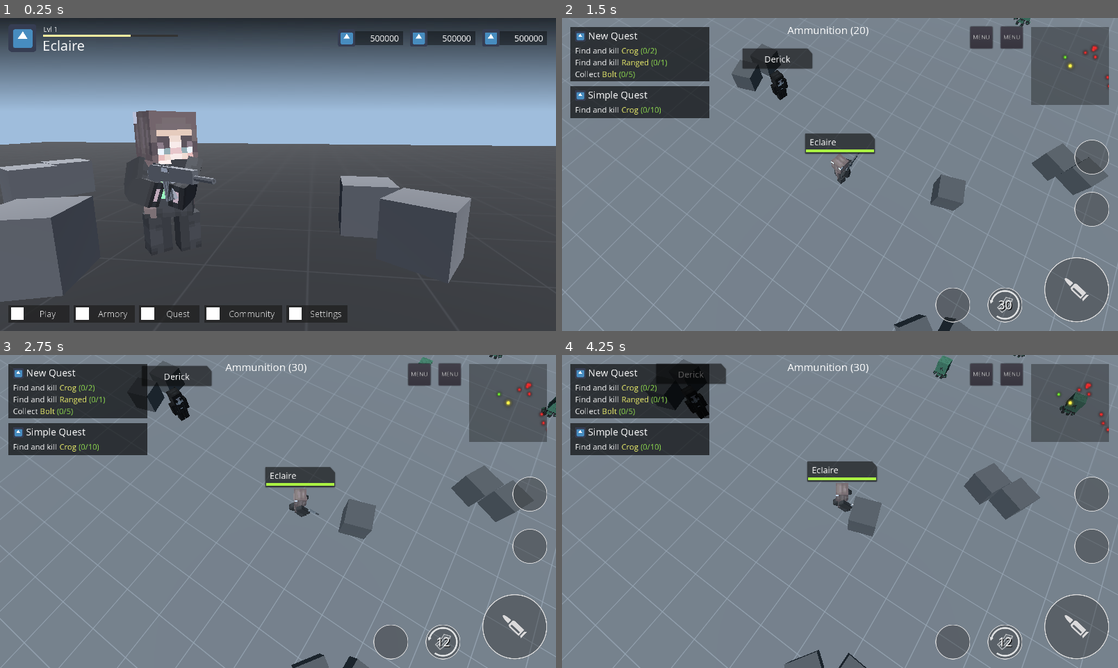
Above: before the commit, frames 1-4 (two rows, left to right).
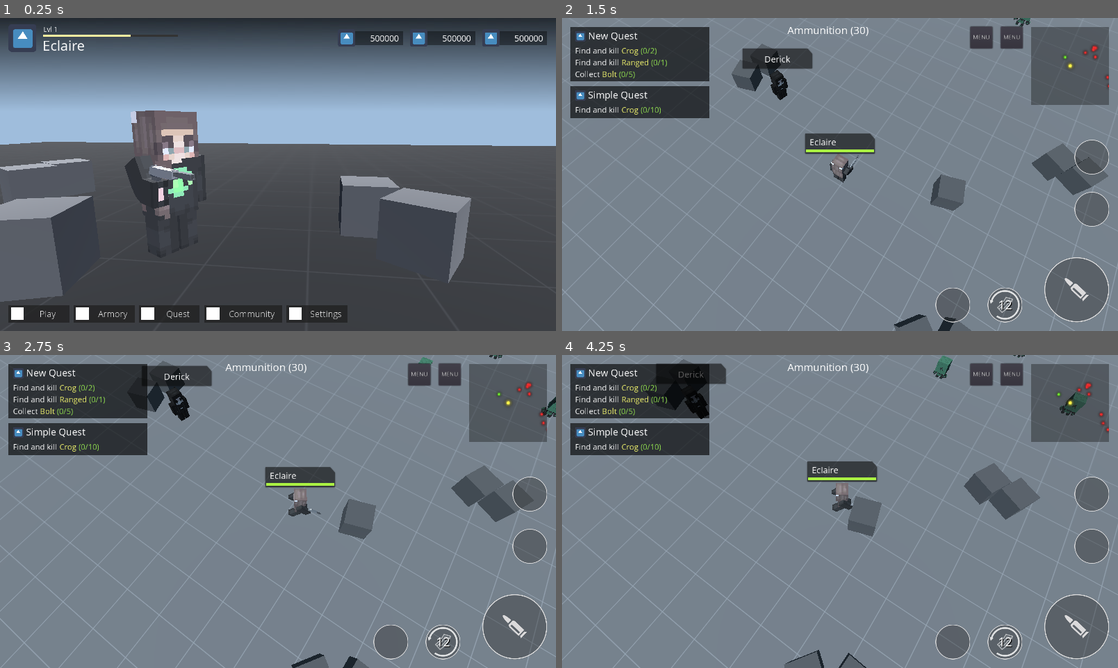
Above: after the commit, the same moments.

Repository: khairul169/PixelGunner
Game: Godot game, scene res://scenes/main_menu.tscn
Two runs of this game, one before a commit and one after it. Both use one fixed random seed, a clock stepped at 60 frames per second and the inputs below. The engine's default icon, where the game draws it, is replaced by a stand-in: a white triangle on a blue panel in a dark square.
Inputs (mouse positions are in pixels of both pictures, inside the frame that each line leads up to):
- Up to frame 1 (0.25 s): no input
- Up to frame 2 (1.5 s): click "Play" at 0.5 s; click "PLAY GAME" at 1.25 s
- Up to frame 3 (2.75 s): move the mouse to (400, 495) at 2.02 s; hold D from 2.03 s (still down); hold 1 from 2.03 s (still down); click (400, 495) at 2.17 s; tap Space at 2.27 s; tap 2 at 2.3 s
- Up to frame 4 (4.25 s): release D at 2.75 s; release 1 at 2.75 s; drag from (728, 527) to (812, 574) at 2.77 s; move the mouse to (895, 442) at 3.52 s; hold D from 3.53 s (still down); hold 1 from 3.53 s (still down); tap 2 at 3.8 s

The runs differ from the first frame. In frame 1, 1.6% of the frame differs, in the area x 22-39%, y 29-75%; in frame 2, 0.2%; in frame 3, less than 0.1%; in frame 4, less than 0.1%.

Commit message:
rework on weapon stats, player can now change weapon on armory

Diff:
--- a/models/player/player.tscn
+++ b/models/player/player.tscn
@@ -8,7 +8,7 @@
 [sub_resource type="SpatialMaterial" id=1]
 albedo_texture = ExtResource( 2 )
 
-[node name="player" index="0" instance=ExtResource( 1 )]
+[node name="player" instance=ExtResource( 1 )]
 
 [node name="pistol" parent="Armature/Skeleton" index="0"]
 visible = false
--- a/project.godot
+++ b/project.godot
@@ -69,6 +69,7 @@
 [autoload]
 
 state_mgr="*res://scenes/singleton/state_mgr.gd"
+game_data="*res://scenes/singleton/game_data.gd"
 
 [debug]
 
--- a/scenes/main_menu/armory_weapon.gd
+++ b/scenes/main_menu/armory_weapon.gd
@@ -14,15 +14,23 @@
 onready var scene = $content.find_node('scene');
 onready var weapon_prev = $content/weapon_prev;
 onready var stats_container = $content/weapon_stats/container;
+onready var btn_use = $content/action/container/use;
 
 # vars
 var armory;
 var rotating_weapon: bool;
 var stats_label = {};
+var current_wpn = -1;
 
 func _ready() -> void:
+	call_deferred("load_weapon");
 	load_stats();
-	call_deferred("load_weapon");
+
+	var player_wpn = game_data.get_player_weapon();
+	switch_weapon(player_wpn);
+
+	game_data.connect("data_updated", self, "_data_updated");
+	btn_use.connect("pressed", self, "_use_wpn");
 
 func _input(event: InputEvent) -> void:
 	if (event is InputEventMouseButton):
@@ -34,6 +42,16 @@
 	if (event is InputEventMouseMotion):
 		if (rotating_weapon):
 			_rotate_weapon(event.relative.x);
+
+func _data_updated() -> void:
+	# update weapon list
+	load_weapon();
+
+	var player_wpn = game_data.get_player_weapon();
+	if (current_wpn < 0):
+		switch_weapon(player_wpn);
+	else:
+		switch_weapon(current_wpn);
 
 func load_stats() -> void:
 	var stats_item = stats_container.get_child(0);
@@ -64,60 +82,78 @@
 	stats_item.free();
 
 func load_weapon() -> void:
-	var weapon_list = [
-		PlayerWeapon.WEAPON_PISTOL,
-		PlayerWeapon.WEAPON_RIFLE,
-	];
-
-	if (armory):
-		armory.set_slot_value(weapon_list.size(), 20);
-
-	_switch_weapon(weapon_list[0]);
-
 	var item_container = $container/items;
 	for i in item_container.get_children():
 		i.queue_free();
 
 	var item_scene = load("res://scenes/main_menu/weapon_item.tscn");
-	for i in weapon_list:
-		var wpn = PlayerWeapon.get_weapon(i);
-		if (not wpn):
+	var weapon_list = game_data.get_weapon_list();
+
+	if (armory):
+		armory.set_slot_value(weapon_list.size(), game_data.get_weapon_slot());
+
+	for i in range(weapon_list.size()):
+		var weapon = weapon_list[i];
+		var wpn_data = PlayerWeapon.get_weapon(weapon.id);
+		if (not wpn_data):
 			continue
 
 		var item = item_scene.instance();
 		item_container.add_child(item);
 
-		item.connect("pressed", self, "_switch_weapon", [i]);
-		item.get_node('title').text = wpn.name;
-		item.get_node('used').visible = (state_mgr.player.weapon == i);
+		item.connect("pressed", self, "switch_weapon", [i]);
+		item.get_node('title').text = wpn_data.name;
+		item.get_node('used').visible = (current_wpn == i);
 
-		var item_pict = load("res://sprites/weapon/" + wpn.alias + ".png");
+		var item_pict = load("res://sprites/weapon/" + wpn_data.alias + ".png");
 		if (item_pict):
 			item.get_node('item').texture = item_pict;
 
-func _switch_weapon(id: int) -> void:
-	set_weapon(id);
+func switch_weapon(id: int) -> void:
+	if (id < 0):
+		$content.hide();
+		return;
+
+	var weapon = game_data.get_weapon_data(id);
+	if (not weapon):
+		return;
+
+	# set current weapon
+	current_wpn = id;
+
+	# play animation
+	$content.show();
 	$content/AnimationPlayer.play("fade_in");
 	$content/AnimationPlayer.seek(0.0);
+
+	# change weapon detail
+	set_weapon(weapon);
+
+	# action button
+	btn_use.disabled = (game_data.get_player_weapon() == id);
+
+func _use_wpn() -> void:
+	game_data.set_player_weapon(current_wpn);
 
 func _rotate_weapon(rel: float) -> void:
 	scene.rotate_object(rel);
 
-func set_weapon(id: int) -> void:
-	var wpn = PlayerWeapon.get_weapon(id);
+func set_weapon(weapon: Dictionary) -> void:
+	var wpn = PlayerWeapon.get_weapon(weapon.id);
 	if (not wpn):
 		return;
 
 	$content/weapon_title/wpn_name.text = wpn.name;
+	$content/weapon_title/level.text = str('Lv ', int(weapon.level));
 
-	var stats = PlayerWeapon.calculate_stats(id, 1, 0.0);
+	var stats = PlayerWeapon.get_stats(weapon);
 
 	set_weapon_stats({
 		STATS_DMG: int(stats.damage),
 		STATS_ROF: int(stats.rof),
 		STATS_ACC: int(stats.accuracy),
-		STATS_CLIP: wpn.clip,
-		STATS_AP: 0,
+		STATS_CLIP: stats.clip,
+		STATS_AP: int(stats.armorp),
 		STATS_KNOCKBACK: int(stats.knockback),
 		STATS_SLOWNESS: str(int(stats.slowness * 100), "%")
 	});
--- a/scenes/main_menu/armory_weapon.tscn
+++ b/scenes/main_menu/armory_weapon.tscn
@@ -81,7 +81,6 @@
 text = "Lv 1"
 
 [node name="weapon_prev" type="Control" parent="content"]
-editor/display_folded = true
 anchor_right = 1.0
 anchor_bottom = 1.0
 margin_top = 60.0
@@ -156,7 +155,6 @@
 valign = 1
 
 [node name="action" type="Control" parent="content"]
-editor/display_folded = true
 anchor_top = 1.0
 anchor_right = 1.0
 anchor_bottom = 1.0
--- a/scenes/main_menu/background_scene.gd
+++ b/scenes/main_menu/background_scene.gd
@@ -1,16 +1,56 @@
 extends Spatial
 
+# refs
 onready var camera = $camera;
+onready var animsplayer = $player.find_node('AnimationPlayer');
 
 var camera_transform = Transform();
 
 func _ready() -> void:
-	var animsplayer = $player.find_node('AnimationPlayer');
-	if (animsplayer):
-		animsplayer.get_animation('idle_rifle').loop = true;
-		animsplayer.play('idle_rifle');
+	game_data.connect("data_updated", self, "_data_updated");
+
+	animsplayer.get_animation('idle').loop = true;
+	animsplayer.get_animation('idle_rifle').loop = true;
+
+	var weapon = state_mgr.player.weapon;
+	set_weapon(weapon.id if weapon && weapon.has('id') else -1);
 
 	camera_transform = camera.transform;
 
+func _data_updated() -> void:
+	var wpn_data = game_data.get_weapon_data(-1);
+	set_weapon(wpn_data.id);
+
+func set_weapon(id: int) -> void:
+	var mesh_name;
+	var anims = 'idle_alt';
+	var mesh_list = [
+		'pistol',
+		'rifle'
+	];
+
+	if (id < 0):
+		mesh_name = null;
+		animsplayer.play('idle_alt', 0.1);
+
+	if (id == PlayerWeapon.WEAPON_PISTOL):
+		mesh_name = 'pistol';
+		anims = 'idle';
+
+	if (id == PlayerWeapon.WEAPON_RIFLE):
+		mesh_name = 'rifle';
+		anims = 'idle_rifle';
+
+	for i in $player/Armature/Skeleton.get_children():
+		if (!i.name in mesh_list):
+			continue;
+
+		if (i.name == mesh_name):
+			i.show();
+		else:
+			i.hide();
+
+	animsplayer.play(anims, 0.1);
+
 func _process(delta: float) -> void:
 	camera.transform = camera.transform.interpolate_with(camera_transform, 8.0 * delta);
--- a/scenes/main_menu/weapon_preview.gd
+++ b/scenes/main_menu/weapon_preview.gd
@@ -20,8 +20,10 @@
 		loaded_scenes[alias] = scene;
 
 	if (scene):
+		for i in object.get_children():
+			i.queue_free();
+
 		var instance = scene.instance();
-		object.get_child(0).queue_free();
 		object.add_child(instance);
 		obj_rotation.rotation_degrees.y = 0;
 
--- a/scenes/monster/crog.tscn
+++ b/scenes/monster/crog.tscn
@@ -11,13 +11,12 @@
 
 [node name="crog" type="KinematicBody"]
 script = ExtResource( 1 )
-health_max = 60.0
-monster_name = "Crog"
+health_max = 600.0
 move_speed = 1.5
-attack_damage = 8.0
-attack_delay = 1.2
+attack_damage = 80.0
+attack_delay = 2.2
 attack_range = 1.5
-agile = 2.0
+agile = 10.0
 
 [node name="shape" type="CollisionShape" parent="."]
 transform = Transform( 1, 0, 0, 0, 1, 0, 0, 0, 1, 0, 0.4, 0 )
--- a/scenes/monster/monster.gd
+++ b/scenes/monster/monster.gd
@@ -30,7 +30,7 @@
 export (float) var attack_damage = 1.0;
 export (float) var attack_delay = 1.0;
 export (float) var attack_range = 1.0;
-export (float) var accuracy = 0.0;
+export (float) var accuracy = 5.0;
 export (float) var armor = 0.0;
 export (float) var agile = 0.0;
 
@@ -71,12 +71,13 @@
 	health = clamp(new_health, 0.0, health_max);
 	emit_signal("health_changed", health);
 
-func give_damage(damage: float, source = null) -> float:
+func give_damage(damage: float, source = null, armor_pen = 0.0) -> float:
 	if (health <= 0.0):
 		return 0.0;
 
 	# armor penetration
-	damage = max(1.0, damage - armor);
+	if (armor_pen < armor):
+		damage = max(1.0, damage - armor);
 
 	# reduce health
 	set_health(health - damage);
--- a/scenes/monster/ranged.tscn
+++ b/scenes/monster/ranged.tscn
@@ -18,9 +18,9 @@
 [node name="ranged" type="KinematicBody"]
 script = ExtResource( 1 )
 monster_id = 1
-health_max = 40.0
+health_max = 400.0
 move_speed = 2.0
-attack_damage = 4.0
+attack_damage = 120.0
 attack_delay = 1.8
 attack_range = 4.0
 accuracy = 10.0
--- a/scenes/monster/spawner.gd
+++ b/scenes/monster/spawner.gd
@@ -32,12 +32,12 @@
 
 func set_monster_stats(npc) -> void:
 	# stats modifier
-	var modifier = rand_range(0.08, 0.15) * max(monster_level - 1, 0);
+	var m = clamp(monster_level / 100.0, 0.0, 1.0);
 
 	# set monster stats
-	npc.health_max += npc.health_max * modifier;
-	npc.attack_damage += npc.attack_damage * modifier;
-	npc.attack_delay -= min(npc.attack_delay * modifier, 0.2);
-	npc.accuracy += npc.accuracy * modifier;
-	npc.armor += npc.armor * modifier;
-	npc.agile += npc.agile * modifier;
+	npc.health_max = lerp(npc.health_max * 0.1, npc.health_max * 0.9, m);
+	npc.accuracy = lerp(npc.accuracy * 0.2, npc.accuracy * 0.8, m);
+	npc.armor = lerp(npc.armor * 0.4, npc.armor * 0.6, m);
+	npc.agile = lerp(npc.agile * 0.2, npc.agile * 0.8, m);
+	npc.attack_damage = lerp(npc.attack_damage * 0.1, npc.attack_damage * 0.9, m);
+	npc.attack_delay = lerp(npc.attack_delay * 0.4, npc.attack_delay * 0.6, 1.0 - m);
--- a/scenes/player/attack.gd
+++ b/scenes/player/attack.gd
@@ -44,6 +44,7 @@
 var slowness = 0.5;
 var knock_prob = 0.4;
 var knockback = 10.0;
+var armor_pen = 0;
 
 func _ready() -> void:
 	# init module
@@ -58,12 +59,6 @@
 
 	if (Input.is_key_pressed(KEY_R)):
 		reload();
-
-	if (Input.is_key_pressed(KEY_1)):
-		set_weapon(PlayerWeapon.WEAPON_PISTOL);
-
-	if (Input.is_key_pressed(KEY_2)):
-		set_weapon(PlayerWeapon.WEAPON_RIFLE);
 
 func init() -> void:
 	# targeting
@@ -84,6 +79,7 @@
 	attack_type = AttackType.NEAR;
 	slowness = 0.0;
 	knockback = 0.0;
+	armor_pen = 0;
 
 	# cancel reload
 	if (state == State.RELOADING):
@@ -92,31 +88,34 @@
 	# update ui
 	_update_interface();
 
+	# disable targeting
+	if (target):
+		target = null;
+		player.stop();
+
 	# reset state
 	state = State.IDLE;
 	next_think = 0.1;
 
-	if (target):
-		# disable targeting
-		player.stop();
-		target = null;
-
-func set_weapon(id: int) -> void:
+func set_weapon(weapon: Dictionary) -> void:
 	# reset weapon data
 	reset_weapon();
 
-	var data = PlayerWeapon.get_weapon(id);
-	if (!data):
-		return;
-
-	# set weapon data
-	damage = data.damage;
-	delay = clamp(60.0 / data.rof, 0.2, 6.0);
-	accuracy = data.accuracy;
-	max_clip = data.clip;
+	var wpn_id = weapon.id if weapon.has('id') else -1;
+	var data = PlayerWeapon.get_weapon(wpn_id);
+	if (not data):
+		return;
+
+	# set weapon stats
+	var stats = weapon.stats;
+	damage = stats.damage;
+	delay = clamp(60.0 / stats.rof, 0.2, 6.0);
+	accuracy = stats.accuracy;
+	max_clip = stats.clip;
 	wpn_clip = max_clip;
-	knockback = data.knockback;
-	slowness = data.slowness;
+	knockback = stats.knockback;
+	slowness = stats.slowness;
+	armor_pen = stats.armorp;
 
 	# attack type
 	match (data.wpn_class):
@@ -147,7 +146,7 @@
 			reload_time = 1.0;
 
 	# switch weapon mesh
-	match (id):
+	match (wpn_id):
 		PlayerWeapon.WEAPON_PISTOL:
 			player.find_node('pistol').show();
 			player.find_node('rifle').hide();
@@ -157,7 +156,7 @@
 			player.find_node('rifle').show();
 
 	# resupply ammunition
-	player.weapon = id;
+	player.weapon = wpn_id;
 	player.m_backpack.resupply_ammo();
 
 	# update ui
@@ -376,7 +375,7 @@
 		return;
 
 	var dmg = damage + (rand_range(-0.2, 0.2) * damage);
-	var damage_given = object.give_damage(dmg, player);
+	var damage_given = object.give_damage(dmg, player, armor_pen);
 	create_indicator(object, str(int(damage_given)), Color(1, 0.2, 0.2));
 
 	if (randf() <= slowness_prob && object.has_method('set_slow')):
--- a/scenes/player/backpack.gd
+++ b/scenes/player/backpack.gd
@@ -112,7 +112,7 @@
 		_item_updated();
 
 func resupply_ammo() -> void:
-	var weapon = PlayerWeapon.get_weapon(player.weapon);
+	var weapon = PlayerWeapon.get_weapon(player.weapon if player.weapon else -1);
 	if (!weapon):
 		return;
 
--- a/scenes/player/player.gd
+++ b/scenes/player/player.gd
@@ -65,7 +65,7 @@
 var move_speed = 3.0;
 var health_max = 100.0;
 var health = 0.0;
-var armor = 5.0;
+var armor = 0.0;
 var agile = 10.0;
 
 func _ready() -> void:
@@ -87,7 +87,7 @@
 	health = clamp(new_health, 0.0, health_max);
 	emit_signal("health_changed", health);
 
-func give_damage(damage: float, source = null) -> void:
+func give_damage(damage: float, source = null, armor_pen = 0.0) -> void:
 	if (health <= 0.0):
 		return;
 
@@ -97,7 +97,8 @@
 		return;
 
 	# armor penetration
-	damage = max(1.0, damage - armor);
+	if (armor_pen < armor):
+		damage = max(1.0, damage - armor);
 
 	# reduce health
 	set_health(health - damage);
--- a/scenes/player/weapon.gd
+++ b/scenes/player/weapon.gd
@@ -16,6 +16,25 @@
 	WEAPON_ALL
 };
 
+enum {
+	EQ_SLOT_STOCK = 0,
+	EQ_SLOT_MAGAZINE,
+	EQ_SLOT_SIGHT,
+	EQ_SLOT_GRIP,
+	EQ_SLOT_SIDE
+};
+
+enum {
+	EQ_REFLEX_SIGHT = 0,
+	EQ_RED_DOT_SIGHT,
+	EQ_FLASHLIGHT,
+	EQ_AP_BULLET,
+	EQ_EXPLOSIVE_BULLET,
+	EQ_MAGAZINE_HC,
+	EQ_MAGAZINE_QC,
+	EQ_TACTICAL_STOCK
+};
+
 const weapon_data = {
 
 	# pistol
@@ -23,12 +42,15 @@
 		'wpn_class': CLASS_HG,
 		'alias': 'pistol',
 		'name': 'Pistol',
-		'damage': 30.0,
-		'rof': 120,
-		'accuracy': 20.0,
-		'clip': 12,
-		'knockback': 10.0,
-		'slowness': 0.2
+		'stats': {
+			'damage': 40.0,
+			'rof': 120,
+			'accuracy': 20.0,
+			'clip': 12,
+			'armorp': 0,
+			'knockback': 10.0,
+			'slowness': 0.2
+		}
 	},
 
 	# rifle
@@ -36,52 +58,53 @@
 		'wpn_class': CLASS_AR,
 		'alias': 'rifle',
 		'name': 'Rifle',
-		'damage': 20.0,
-		'rof': 280,
-		'accuracy': 50.0,
-		'clip': 30,
-		'knockback': 12.0,
-		'slowness': 0.6
+		'stats': {
+			'damage': 60.0,
+			'rof': 280,
+			'accuracy': 50.0,
+			'clip': 30,
+			'armorp': 95,
+			'knockback': 12.0,
+			'slowness': 0.6
+		}
 	}
 };
 
 static func get_weapon(id: int):
-	if (id <= 0 || id >= WEAPON_ALL || !weapon_data.has(id)):
-		return null;
-	return weapon_data[id];
+	if (id > 0 && weapon_data.has(id)):
+		return weapon_data[id];
 
-static func calculate_stats(id: int, level: int, enhancement: float):
-	var wpn = get_weapon(id);
+static func get_stats(data: Dictionary):
+	# format dict: id, enhancement, level, upgrade, equip
+	var wpn = get_weapon(data.id if data.has('id') else -1);
 	if (not wpn):
 		return null;
 
-	# base stats
-	var stats = {
-		'damage': wpn.damage,
-		'rof': wpn.rof,
-		'accuracy': wpn.accuracy,
-		'knockback': wpn.knockback,
-		'slowness': wpn.slowness
-	};
+	# weapon stats
+	var stats = {};
+	var ignored_stats = ['clip', 'armorp'];
 
-	var enhancement_factor = 0.0;
+	for i in wpn.stats:
+		var base_stats = wpn.stats[i];
 
-	match (wpn.wpn_class):
-		CLASS_AR, CLASS_SR:
-			enhancement_factor = 0.15;
-		CLASS_HG, CLASS_SMG:
-			enhancement_factor = 0.25;
-		CLASS_SG:
-			enhancement_factor = 0.4;
-		_:
-			enhancement_factor = 0.0;
+		if (i == 'clip'):
+			stats[i] = base_stats;
+			continue;
 
-	for i in stats:
 		# level scaling
-		stats[i] = (stats[i] * 0.2) + (stats[i] * 0.8 * (level / 100.0));
+		stats[i] = (base_stats * 0.2) + (base_stats * 0.6 * (data.level / 100.0));
 
 		# enhancement
-		stats[i] += stats[i] * enhancement_factor * clamp(enhancement, 0.0, 1.0);
+		stats[i] += base_stats * 0.2 * clamp(data.enhancement, 0.0, 1.0);
+
+		# weapon upgrade
+		stats[i] += stats[i] * 0.1 * clamp(data.upgrade / 1.0, 0.0, 2.0);
+
+	# equipment
+	if (data.has('equip')):
+		var equipment = data.equip;
+		for i in equipment:
+			pass
 
 	# clamp value
 	stats['rof'] = clamp(stats['rof'], 0.0, 300.0);
@@ -94,12 +117,7 @@
 		'wpn_class',
 		'alias',
 		'name',
-		'damage',
-		'rof',
-		'accuracy',
-		'clip',
-		'knockback',
-		'slowness'
+		'stats'
 	];
 
 	for i in range(1, WEAPON_ALL):
--- /dev/null
+++ b/scenes/singleton/game_data.gd
@@ -0,0 +1,72 @@
+extends Node
+
+signal data_updated();
+
+class Armory extends Reference:
+	var weapon_list := [];
+	var current_wpn := -1;
+
+var player_armory: Armory;
+
+func _ready() -> void:
+	player_armory = Armory.new();
+
+	# simulate load time
+	# yield(get_tree().create_timer(0.1), "timeout");
+
+	player_armory.weapon_list.append({
+		'id': PlayerWeapon.WEAPON_PISTOL,
+		'level': 1,
+		'enhancement': 0.0,
+		'upgrade': 0
+	});
+	player_armory.weapon_list.append({
+		'id': PlayerWeapon.WEAPON_RIFLE,
+		'level': 1,
+		'enhancement': 0.0,
+		'upgrade': 0
+	});
+	player_armory.weapon_list.append({
+		'id': PlayerWeapon.WEAPON_RIFLE,
+		'level': 1,
+		'enhancement': 1.0,
+		'upgrade': 0
+	});
+	player_armory.weapon_list.append({
+		'id': PlayerWeapon.WEAPON_RIFLE,
+		'level': 100,
+		'enhancement': 1.0,
+		'upgrade': 0
+	});
+	player_armory.weapon_list.append({
+		'id': PlayerWeapon.WEAPON_RIFLE,
+		'level': 100,
+		'enhancement': 1.0,
+		'upgrade': 1,
+		'equip': {
+
+		}
+	});
+	player_armory.current_wpn = 0;
+
+	call_deferred("emit_signal", "data_updated");
+
+func get_weapon_list() -> Array:
+	return player_armory.weapon_list;
+
+func get_weapon_data(id: int):
+	if (id < 0):
+		id = player_armory.current_wpn;
+	if (id >= 0 && id < player_armory.weapon_list.size()):
+		return player_armory.weapon_list[id];
+	return null;
+
+func set_player_weapon(id: int) -> void:
+	player_armory.current_wpn = id;
+	emit_signal("data_updated");
+
+func get_player_weapon() -> int:
+	return player_armory.current_wpn;
+
+func get_weapon_slot() -> int:
+	return 20;
--- a/scenes/singleton/state_mgr.gd
+++ b/scenes/singleton/state_mgr.gd
@@ -8,9 +8,20 @@
 var player := PlayerState.new();
 
 func _ready() -> void:
+	game_data.connect("data_updated", self, "_data_updated");
+
 	PlayerWeapon.check_weapon();
-	player.weapon = PlayerWeapon.WEAPON_RIFLE;
+	player.weapon = null;
 	reset_game();
+
+func _data_updated() -> void:
+	var wpn_data = game_data.get_weapon_data(-1);
+
+	player.weapon = {
+		'id': wpn_data.id,
+		'equip': wpn_data.equip if wpn_data.has('equip') else null,
+		'stats': PlayerWeapon.get_stats(wpn_data)
+	};
 
 func reset_game() -> void:
 	quest = QuestManager.new();
Not shown: 2 places in scenes/main_menu/background_scene.tscn that only renumber resources
